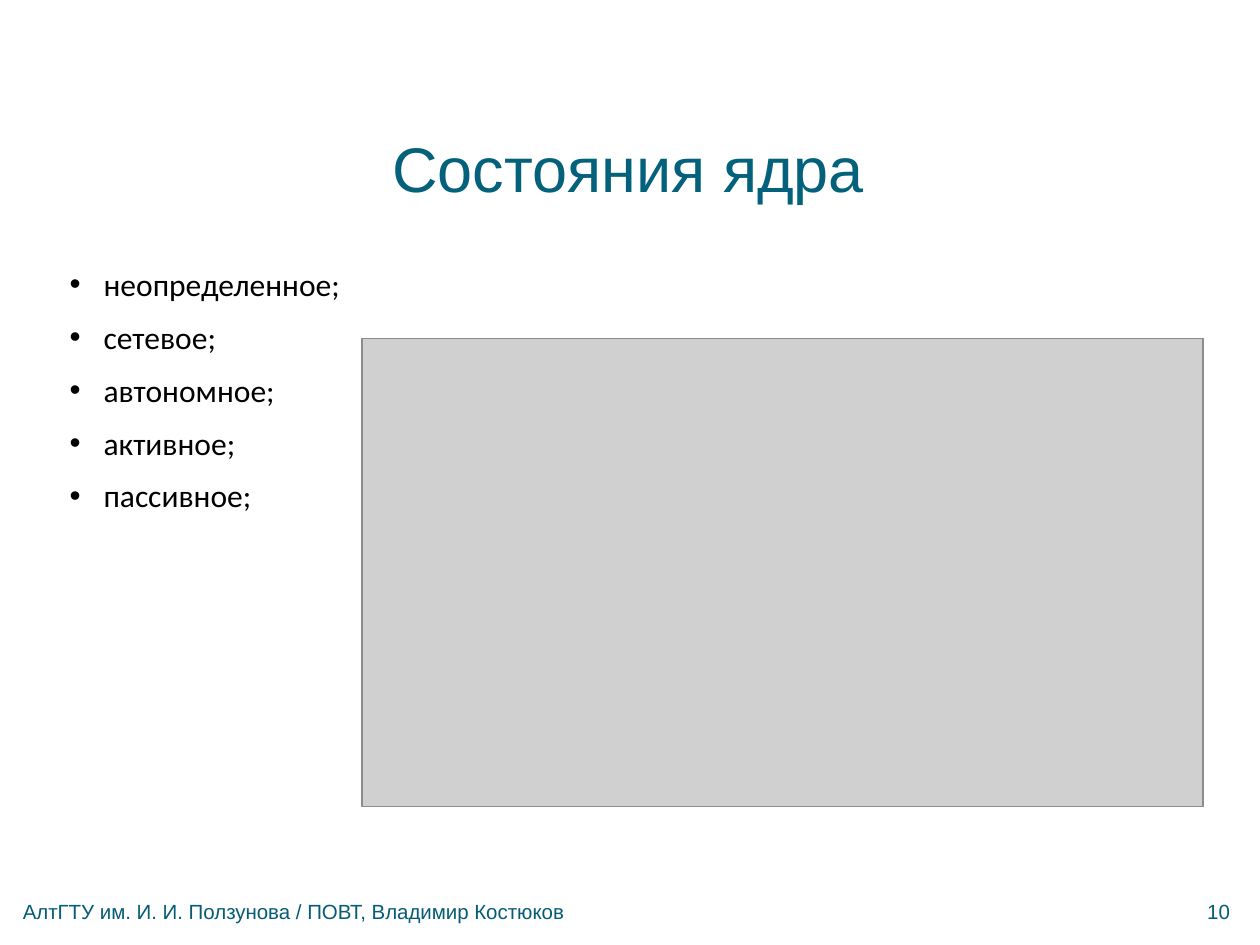
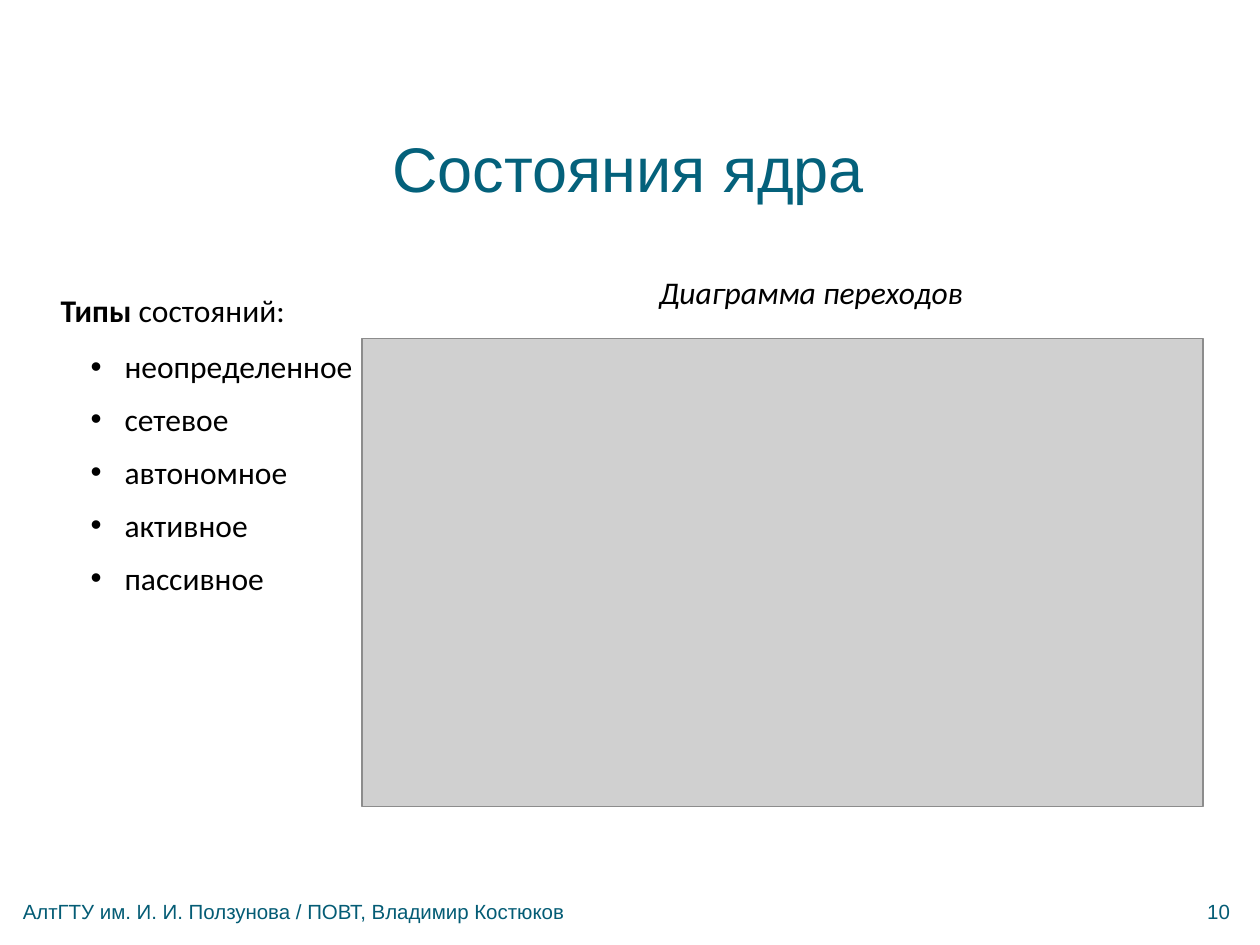
Before and after one commit to bluerain/snoopy, a slide deck: slide 10 of diploma/trunk/ppt/kostyukov.pptx. Drawn at 1260x945 pixels with LibreOffice and Linux fonts; fonts in the diff are those of the drawing; grey boxes stand for pictures; background and template pictures are left out. Boxes give left, top, right and bottom in pixels: in the first picture for what was removed or moved away, otherwise in the second. Text is boxed around its words. In the diff, an @@ line names an element or a change of style, - is before the commit and + after.

```diff
--- a/diploma/trunk/ppt/kostyukov.pptx
+++ b/diploma/trunk/ppt/kostyukov.pptx
@@ text added at (659, 283, 963, 310), 20 pt, text #000000, italic @@
+Диаграмма переходов
@@ text at (61, 300, 353, 591): text changed @@
-• неопределенное;
-• сетевое;
-• автономное;
-• активное;
-• пассивное;
+Типы состояний:
+  • неопределенное
+  • сетевое
+  • автономное
+  • активное
+  • пассивное
```
Also in this commit, not shown: 11 other slides changed.
